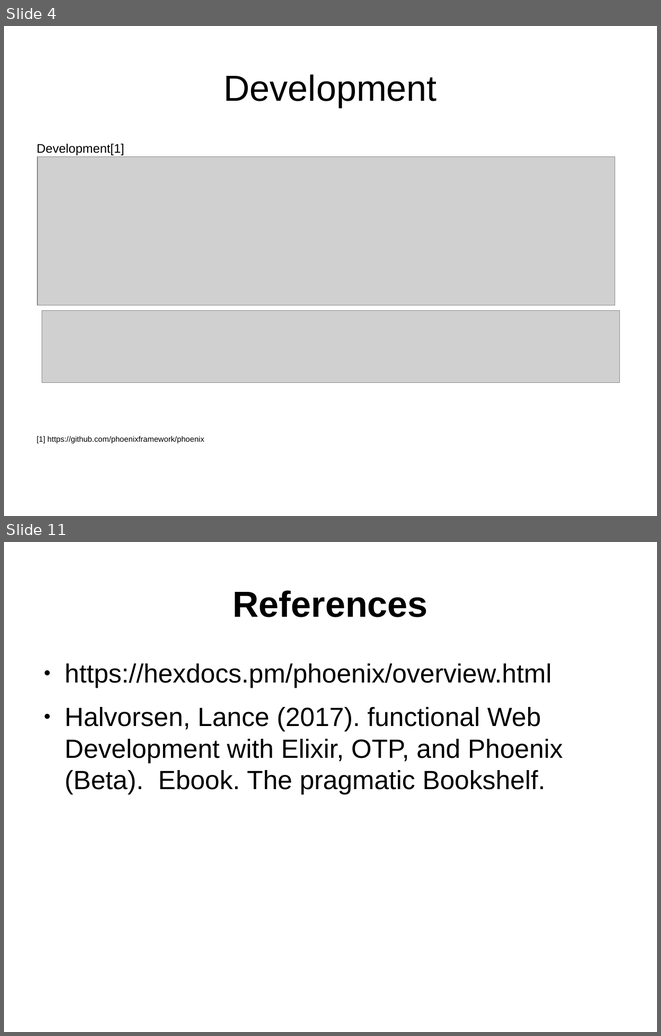
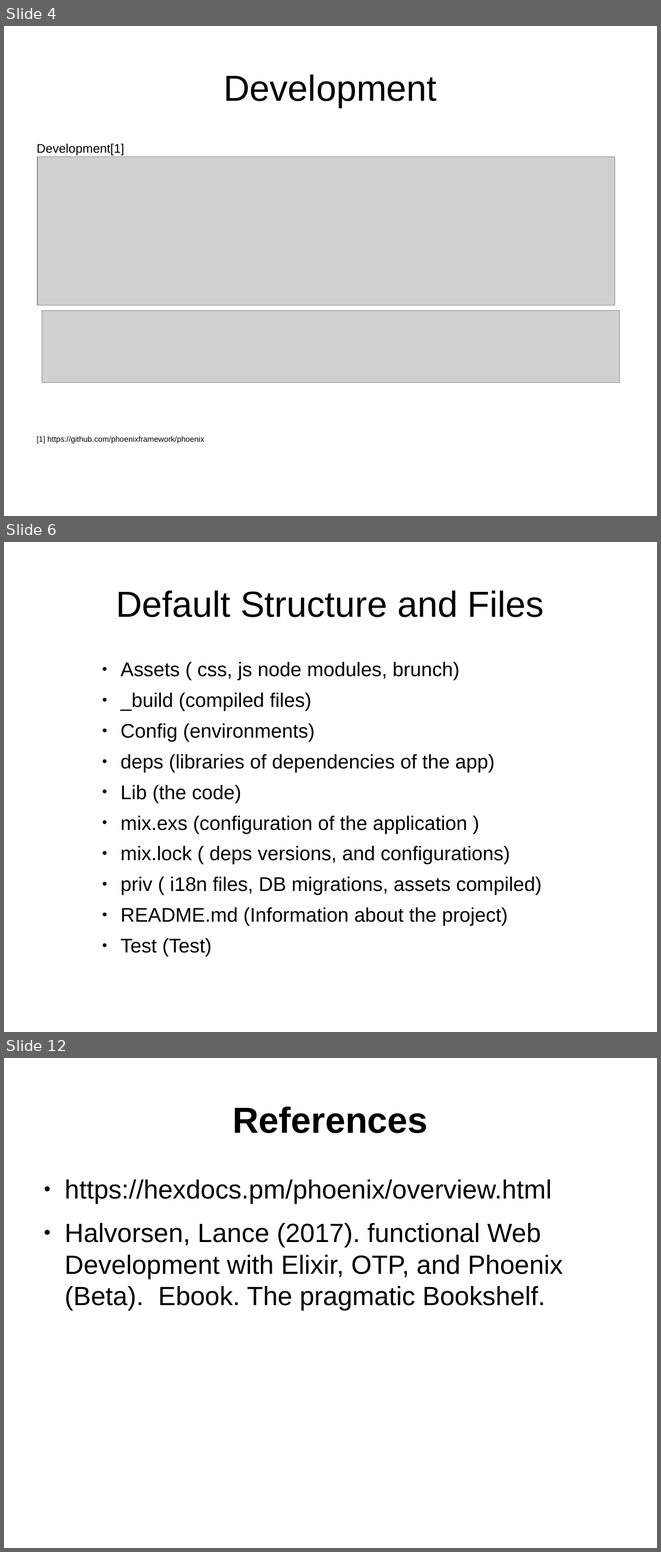
Before and after one commit to ramortegui/talks, a slide deck: phoenix-basics.odp. Shown one above the other, each under a label of ours: slides 4 and 11 before the commit, slides 4, 6 and 12 after it; the slides between them are not shown. The pictures are 661x1036 and 661x1552 pixels, drawn with LibreOffice and Linux fonts; fonts in the diff are those of the drawing; grey boxes stand for pictures. Boxes give left, top, right and bottom in pixels: in the first picture for what was removed or moved away, otherwise in the second. Text is boxed around its words. In the diff, an @@ line names an element or a change of style, - is before the commit and + after.

```diff
--- a/phoenix-basics.odp
+++ b/phoenix-basics.odp
@@ slide 6 added at <box>4,542,657,1032</box>, background #FFFFFF @@
@@ title added at <box>116,590,544,617</box>, 44 pt, text #000000 @@
+Default Structure and Files
@@ text added at <box>121,662,542,926</box>, 24 pt, text #000000 @@
+    ● Assets ( css, js node modules, brunch)
+    ● _build (compiled files)
+    ● Config (environments)
+    ● deps (libraries of dependencies of the app)
+    ● Lib (the code)
+    ● mix.exs (configuration of the application )
+    ● mix.lock ( deps versions, and configurations)
+    ● priv ( i18n files, DB migrations, assets compiled)
+    ● README.md (Information about the project)
+    ● Test (Test)
@@ what was slide 11 is now slide 12 @@
```
Also in this commit, not shown: 2 slides changed, 5 other slides added, 5 slides removed.
